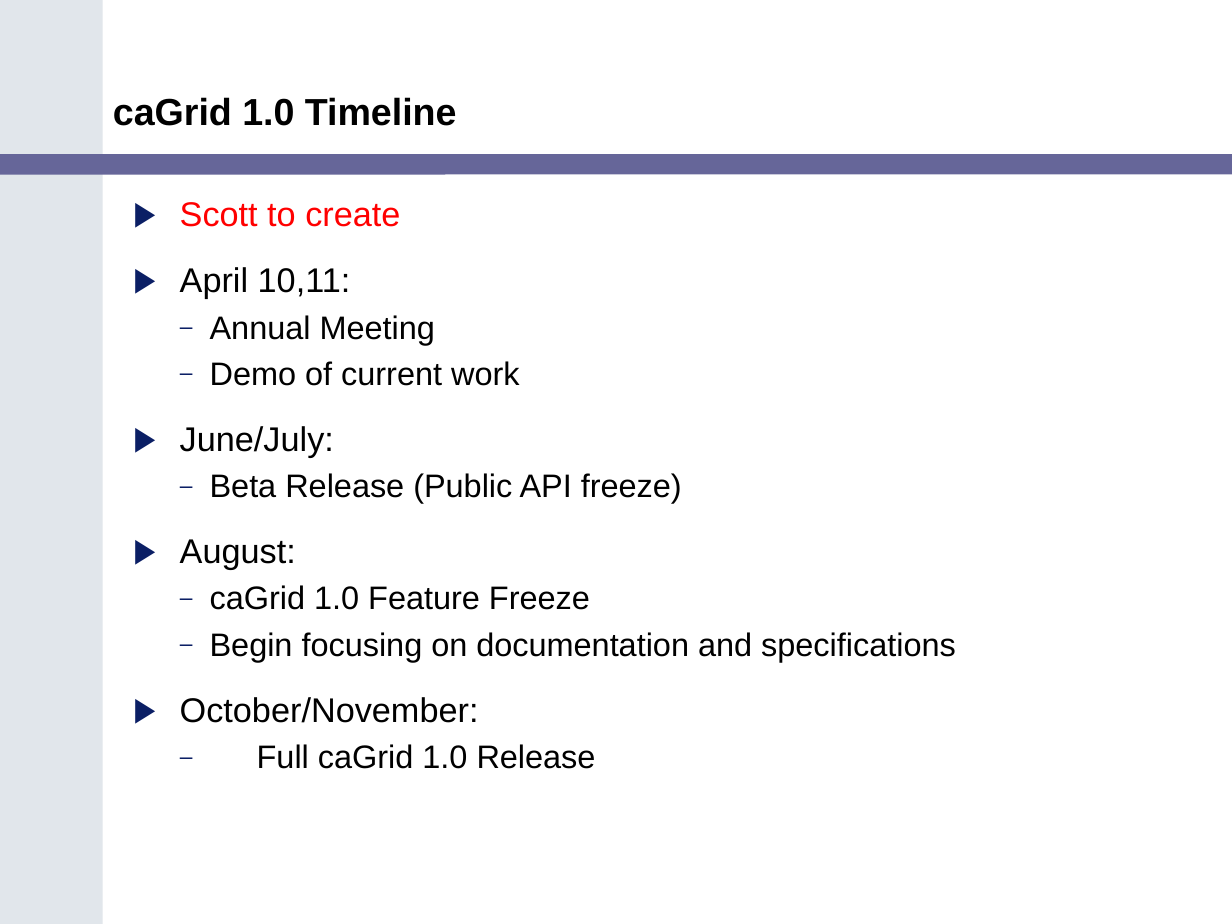
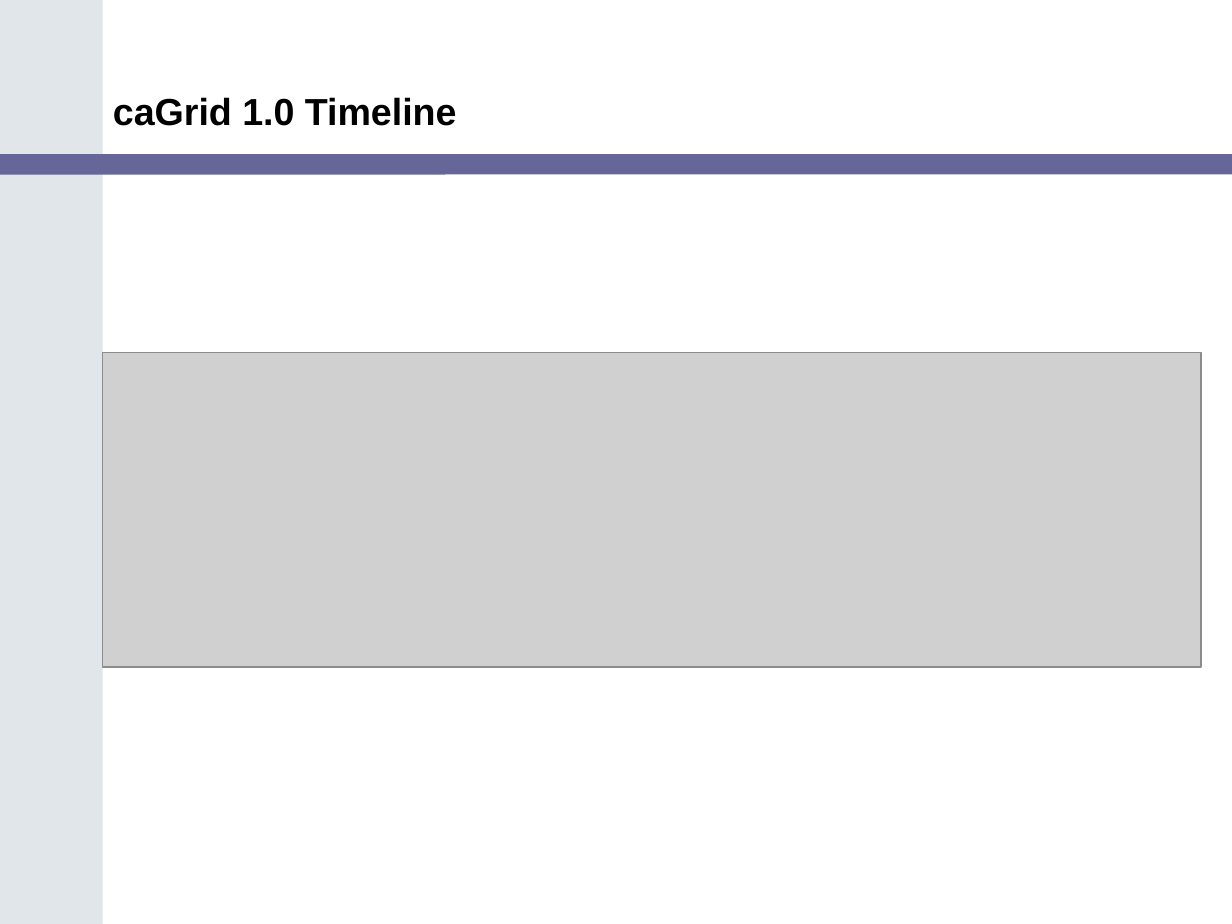
Before and after one commit to NCIP/cagrid-portal, a slide deck: slide 5 of cagrid-1-0/Documentation/presentations/caGrid_Update_Arch_VCDE_Feb1.ppt. Drawn at 1232x924 pixels with LibreOffice and Linux fonts; fonts in the diff are those of the drawing; grey boxes stand for pictures; background and template pictures are left out. Boxes give left, top, right and bottom in pixels: in the first picture for what was removed or moved away, otherwise in the second. Text is boxed around its words. In the diff, an @@ line names an element or a change of style, - is before the commit and + after.

Commit message:
added timeline

```diff
--- a/cagrid-1-0/Documentation/presentations/caGrid_Update_Arch_VCDE_Feb1.ppt
+++ b/cagrid-1-0/Documentation/presentations/caGrid_Update_Arch_VCDE_Feb1.ppt
@@ text removed at (180,202,956,769) @@
-▶ Scott to create
-▶ April 10,11:
-  – Annual Meeting
-  – Demo of current work
-▶ June/July:
-  – Beta Release (Public API freeze)
-▶ August:
-  – caGrid 1.0 Feature Freeze
-  – Begin focusing on documentation and specifications
-▶ October/November:
-  – Full caGrid 1.0 Release
@@ picture added at (102,352,1201,667) @@
```
Also in this commit, not shown: 1 other slide changed, 2 slides added, 1 slide removed, 1 other file.
